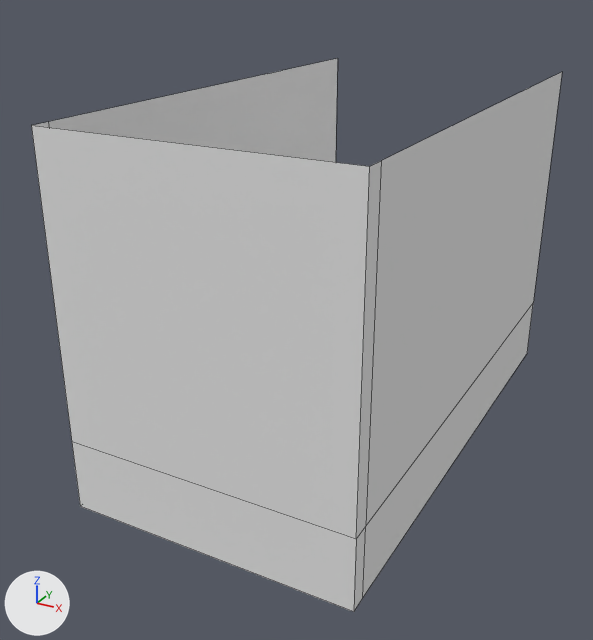
An edit to the OBJ model Assets/Models/Tunnela1.obj, drawn before and after from the same camera.
Rendered twice from a 50 mm camera at (1.94, -2.61, 2.66) aimed at (-0.17, 1.23, 0.74). The axes (+X, +Y, +Z) are drawn at lower left. The lights are the same throughout. Mesh edges are drawn as thin lines. Where no turn or scale is listed for an object, it has been applied to the vertices. Vertices at the same position are counted once.

In view in the first picture: 'Tunnela1'.
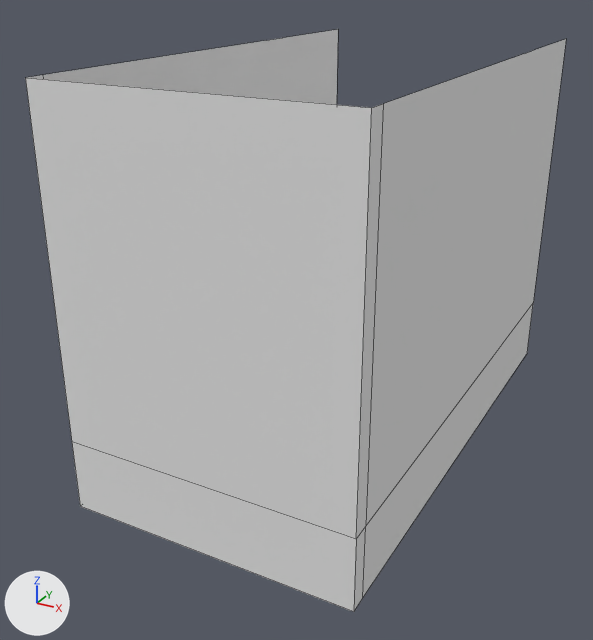
Boxes (x1, y1, x2, y2) around the edits, measured in the pictures (593 x 640 px; the box of a moved part takes in the faces that stretch with it):
'Tunnela1', reshaped: before (31, 58, 562, 612); after (25, 29, 566, 612)
part 1 of me_tunnela1, moved or reshaped: before (31, 58, 562, 439); after (25, 29, 566, 439)

What changed in the scene script:
```text
Change me_tunnela1:
    where me_tunnela1.from_pydata(...)  # 30 vertices, 11 faces; spans x -0.8..0.8, y 0.0..3.0, z 0.0..2.0
    used by ob_tunnela1; location = (0.0, 0.0, 0.0)
    me_tunnela1 part 1: all 10 vertices in x -0.8..0.8, y 0.0..3.0, z 2.0 are moved by (0.0, 0.0, 0.2)
```
